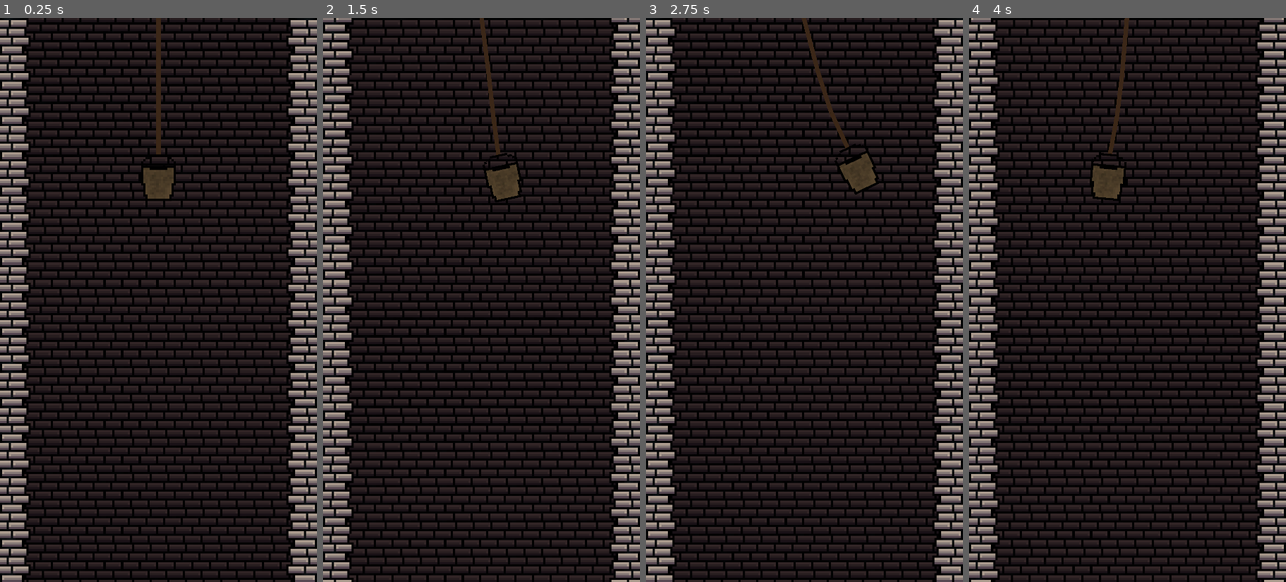
Above: before the commit, frames 1-4 (left to right).
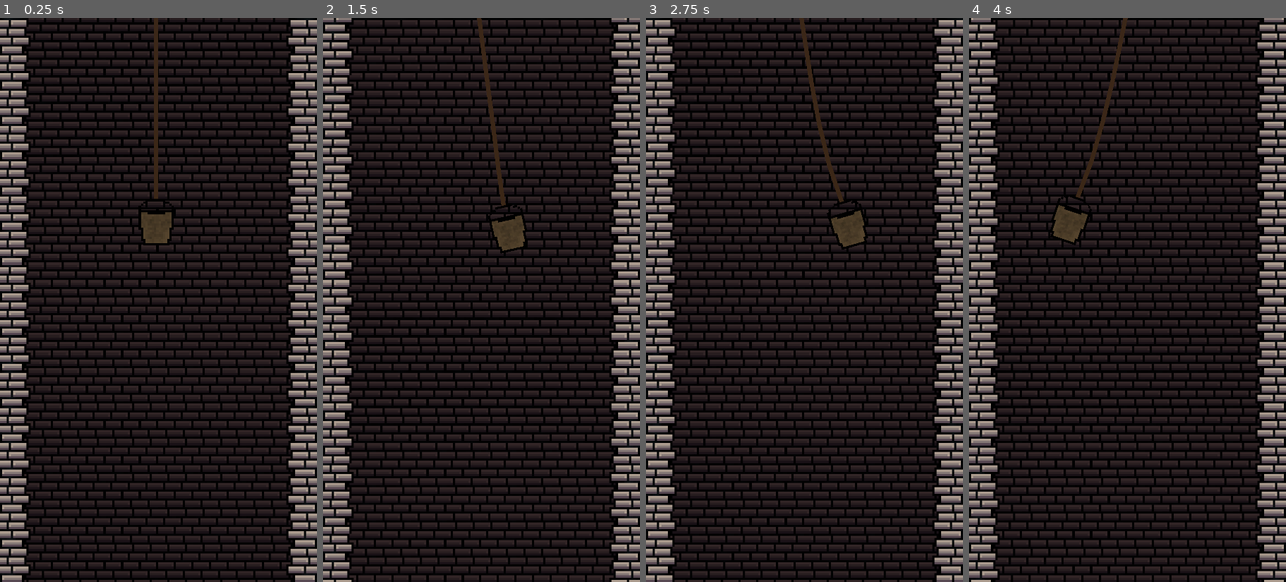
Above: after the commit, the same moments.

Repository: AdrienPiechocki/LudumDareAvril2025
Game: Godot game, scene res://Scenes/Game.tscn
The game is run twice, just before and just after one commit, with the same random seed, the same clock (stepped at 60 frames per second) and the same inputs.
Inputs:
- Up to frame 1 (0.25 s): no input
- Up to frame 2 (1.5 s): hold Right (ui_right) 0.53-1.28 s; hold Down (ui_down) from 1.28 s (still down)
- Up to frame 3 (2.75 s): release Down (ui_down) at 2.03 s; hold Right (ui_right) from 2.03 s (still down)
- Up to frame 4 (4 s): release Right (ui_right) at 2.78 s; hold Up (ui_up) 2.78-3.53 s; hold Left (ui_left) from 3.53 s (still down)

The runs differ from the first frame. In frame 1, 1.2% of the frame differs, in the area x 43-56%, y 0-41%; in frame 2, 1.2%; in frame 3, 1.5%; in frame 4, 1.5%, in the area x 25-51%, y 0-41%.

Commit message:
Slightly longer rope

Diff:
--- a/Prefabs/Player.tscn
+++ b/Prefabs/Player.tscn
@@ -82,7 +82,7 @@
 default_color = Color(0.231855, 0.153453, 0.0923962, 1)
 script = ExtResource("1_b43ah")
 start_point = NodePath("../Marker2D3")
-end_point = NodePath("../../Bucket/Marker2D4")
+end_point = NodePath("../../Rope4/Marker2D3")
 
 [node name="CollisionShape2D" type="CollisionShape2D" parent="Rope3"]
 position = Vector2(0, 10)
@@ -91,15 +91,36 @@
 [node name="PinJoint2D4" type="PinJoint2D" parent="."]
 position = Vector2(0, 58)
 node_a = NodePath("../Rope3")
+node_b = NodePath("../Rope4")
+softness = 1.0
+
+[node name="Rope4" type="RigidBody2D" parent="."]
+position = Vector2(0, 60)
+
+[node name="Marker2D3" type="Marker2D" parent="Rope4"]
+position = Vector2(0, -2)
+
+[node name="Line2D" type="Line2D" parent="Rope4" node_paths=PackedStringArray("start_point", "end_point")]
+width = 2.0
+default_color = Color(0.231855, 0.153453, 0.0923962, 1)
+script = ExtResource("1_b43ah")
+start_point = NodePath("../Marker2D3")
+end_point = NodePath("../../Bucket/Marker2D4")
+
+[node name="CollisionShape2D" type="CollisionShape2D" parent="Rope4"]
+position = Vector2(0, 6)
+shape = SubResource("RectangleShape2D_x3d5u")
+
+[node name="PinJoint2D5" type="PinJoint2D" parent="."]
+position = Vector2(0, 75)
+node_a = NodePath("../Rope4")
 node_b = NodePath("../Bucket")
 softness = 1.0
 
 [node name="Bucket" type="RigidBody2D" parent="."]
-position = Vector2(0, 63)
+position = Vector2(0, 79)
 script = ExtResource("1_x3d5u")
-maxSpeed = 30000
 acceleration = 15000
-friction = 150
 
 [node name="Marker2D4" type="Marker2D" parent="Bucket"]
 position = Vector2(0, -4)
--- a/Scenes/Game.tscn
+++ b/Scenes/Game.tscn
@@ -41,4 +41,4 @@
 anchor_mode = 0
 
 [node name="Player" parent="." instance=ExtResource("6_7lihs")]
-position = Vector2(72, -10)
+position = Vector2(71, -10)
--- a/Scripts/PlayerController.gd
+++ b/Scripts/PlayerController.gd
@@ -1,8 +1,6 @@
 extends RigidBody2D
 
-@export var maxSpeed:int = 30
 @export var acceleration:int = 150
-@export var friction:int = 120
 @export var axis:Vector2 = Vector2.ZERO
 
 func _physics_process(delta: float) -> void:
